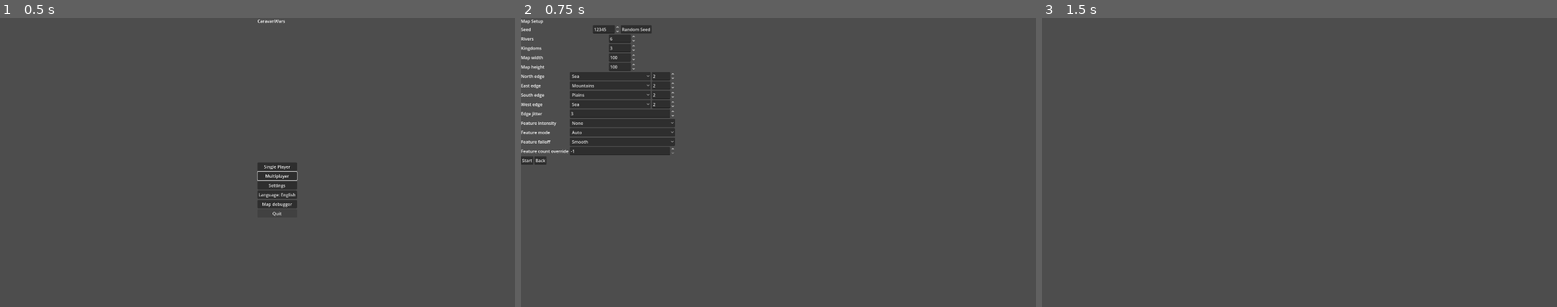
Above: before the commit, frames 1-3 (left to right).
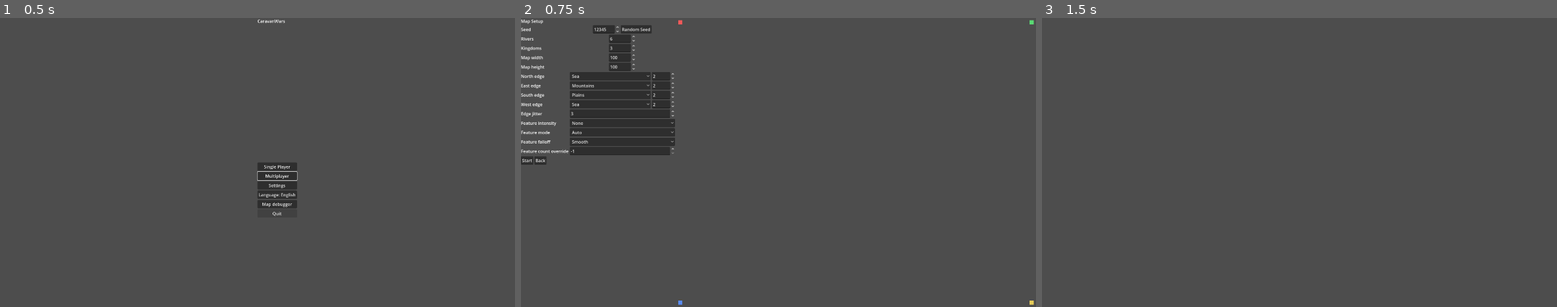
Above: after the commit, the same moments.

Repository: sepa79/CaravanWars
Game: Godot game, scene res://scenes/Main.tscn
Same seed, same stepped clock (60 frames per second), same inputs: the game is played once before the commit and once after it.
Inputs:
- Up to frame 1 (0.5 s): no input
- Up to frame 2 (0.75 s): click "Single Player" at 0.5 s
- Up to frame 3 (1.5 s): click "Start" at 1.25 s

Frame 1 is identical in both runs. In frame 2, less than 0.1% of the frame differs, in the area x 30-100%, y 0-100%; in frame 3, nothing differs.

Commit message:
fix: stabilize map debug viewport sizing

Diff:
--- a/game/ui/MapView.gd
+++ b/game/ui/MapView.gd
@@ -28,6 +28,12 @@
 const LIGHT_ENERGY: float = 1.35
 const AMBIENT_COLOR := Color(0.65, 0.7, 0.8)
 const AMBIENT_ENERGY: float = 0.9
+const CORNER_MARKER_SIZE := Vector2(16.0, 16.0)
+const CORNER_MARKER_MARGIN: float = 8.0
+const CORNER_MARKER_TOP_LEFT_COLOR := Color(0.95, 0.35, 0.35)
+const CORNER_MARKER_TOP_RIGHT_COLOR := Color(0.35, 0.85, 0.45)
+const CORNER_MARKER_BOTTOM_LEFT_COLOR := Color(0.35, 0.55, 0.95)
+const CORNER_MARKER_BOTTOM_RIGHT_COLOR := Color(0.9, 0.8, 0.35)
 
 class RiverTileInfo:
     var axial_coord: Vector2i
@@ -87,13 +93,24 @@
 var _camera_user_override: bool = false
 var _panning_camera: bool = false
 var _rotating_camera: bool = false
+var _observed_viewport: Viewport
+var _pending_viewport_resize: bool = false
+
+func _enter_tree() -> void:
+    _ensure_viewport_subscription()
+
+func _exit_tree() -> void:
+    _disconnect_observed_viewport()
 
 func _ready() -> void:
     mouse_filter = Control.MOUSE_FILTER_STOP
     _configure_container_stretch()
     _ensure_viewport_nodes()
-    _update_viewport_size()
-    resized.connect(_on_control_resized)
+    _ensure_corner_markers()
+    _ensure_viewport_subscription()
+    if not resized.is_connected(_on_control_resized):
+        resized.connect(_on_control_resized)
+    _queue_viewport_resize()
     _ensure_environment()
     _ensure_camera()
     _ensure_lighting()
@@ -188,7 +205,7 @@
         created_viewport.render_target_update_mode = SubViewport.UPDATE_ALWAYS
         add_child(created_viewport)
         _terrain_viewport = created_viewport
-    _update_viewport_size()
+    _queue_viewport_resize()
     if not _terrain_viewport.own_world_3d:
         _terrain_viewport.own_world_3d = true
     _terrain_root = _terrain_viewport.get_node_or_null("TerrainRoot") as Node3D
@@ -563,6 +580,68 @@
             return candidate
     return null
 
+func _ensure_corner_markers() -> void:
+    var marker_configs: Array[Dictionary] = [
+        {
+            "name": "CornerTopLeft",
+            "preset": Control.PRESET_TOP_LEFT,
+            "offset_left": CORNER_MARKER_MARGIN,
+            "offset_top": CORNER_MARKER_MARGIN,
+            "offset_right": CORNER_MARKER_MARGIN + CORNER_MARKER_SIZE.x,
+            "offset_bottom": CORNER_MARKER_MARGIN + CORNER_MARKER_SIZE.y,
+            "color": CORNER_MARKER_TOP_LEFT_COLOR,
+        },
+        {
+            "name": "CornerTopRight",
+            "preset": Control.PRESET_TOP_RIGHT,
+            "offset_left": -CORNER_MARKER_MARGIN - CORNER_MARKER_SIZE.x,
+            "offset_top": CORNER_MARKER_MARGIN,
+            "offset_right": -CORNER_MARKER_MARGIN,
+            "offset_bottom": CORNER_MARKER_MARGIN + CORNER_MARKER_SIZE.y,
+            "color": CORNER_MARKER_TOP_RIGHT_COLOR,
+        },
+        {
+            "name": "CornerBottomLeft",
+            "preset": Control.PRESET_BOTTOM_LEFT,
+            "offset_left": CORNER_MARKER_MARGIN,
+            "offset_top": -CORNER_MARKER_MARGIN - CORNER_MARKER_SIZE.y,
+            "offset_right": CORNER_MARKER_MARGIN + CORNER_MARKER_SIZE.x,
+            "offset_bottom": -CORNER_MARKER_MARGIN,
+            "color": CORNER_MARKER_BOTTOM_LEFT_COLOR,
+        },
+        {
+            "name": "CornerBottomRight",
+            "preset": Control.PRESET_BOTTOM_RIGHT,
+            "offset_left": -CORNER_MARKER_MARGIN - CORNER_MARKER_SIZE.x,
+            "offset_top": -CORNER_MARKER_MARGIN - CORNER_MARKER_SIZE.y,
+            "offset_right": -CORNER_MARKER_MARGIN,
+            "offset_bottom": -CORNER_MARKER_MARGIN,
+            "color": CORNER_MARKER_BOTTOM_RIGHT_COLOR,
+        },
+    ]
+    for config in marker_configs:
+        var marker_name := String(config.get("name", ""))
+        if marker_name.is_empty():
+            continue
+        var marker := get_node_or_null(NodePath(marker_name)) as ColorRect
+        if marker == null:
+            marker = ColorRect.new()
+            marker.name = marker_name
+            add_child(marker)
+        marker.mouse_filter = Control.MOUSE_FILTER_IGNORE
+        marker.size_flags_horizontal = Control.SIZE_SHRINK_CENTER
+        marker.size_flags_vertical = Control.SIZE_SHRINK_CENTER
+        marker.focus_mode = Control.FOCUS_NONE
+        marker.z_index = 100
+        marker.color = config.get("color", Color.WHITE)
+        marker.set_anchors_preset(int(config.get("preset", Control.PRESET_TOP_LEFT)))
+        marker.offset_left = float(config.get("offset_left", 0.0))
+        marker.offset_top = float(config.get("offset_top", 0.0))
+        marker.offset_right = float(config.get("offset_right", CORNER_MARKER_SIZE.x))
+        marker.offset_bottom = float(config.get("offset_bottom", CORNER_MARKER_SIZE.y))
+        if marker.get_parent() == self:
+            move_child(marker, get_child_count() - 1)
+
 func _configure_container_stretch() -> void:
     if not is_instance_of(self, SubViewportContainer):
         return
@@ -574,6 +653,36 @@
     set("stretch_shrink", 1.0)
 
 func _on_control_resized() -> void:
+    _queue_viewport_resize()
+
+func _ensure_viewport_subscription() -> void:
+    var host_viewport: Viewport = get_viewport()
+    if host_viewport == _observed_viewport:
+        return
+    _disconnect_observed_viewport()
+    _observed_viewport = host_viewport
+    if _observed_viewport != null and not _observed_viewport.size_changed.is_connected(_on_viewport_size_changed):
+        _observed_viewport.size_changed.connect(_on_viewport_size_changed)
+    _queue_viewport_resize()
+
+func _disconnect_observed_viewport() -> void:
+    if _observed_viewport == null:
+        return
+    if _observed_viewport.size_changed.is_connected(_on_viewport_size_changed):
+        _observed_viewport.size_changed.disconnect(_on_viewport_size_changed)
+    _observed_viewport = null
+
+func _on_viewport_size_changed() -> void:
+    _queue_viewport_resize()
+
+func _queue_viewport_resize() -> void:
+    if _pending_viewport_resize:
+        return
+    _pending_viewport_resize = true
+    call_deferred("_flush_pending_viewport_resize")
+
+func _flush_pending_viewport_resize() -> void:
+    _pending_viewport_resize = false
     _update_viewport_size()
 
 func _update_viewport_size() -> void:
Not shown, changed: CHANGELOG.md
